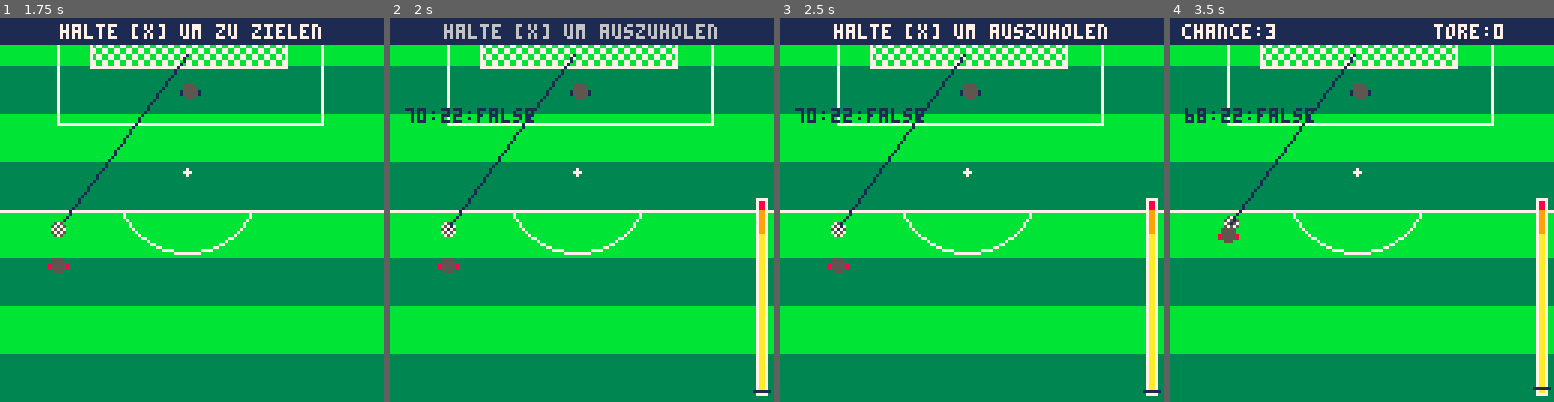
Above: before the commit, frames 1-4 (left to right).
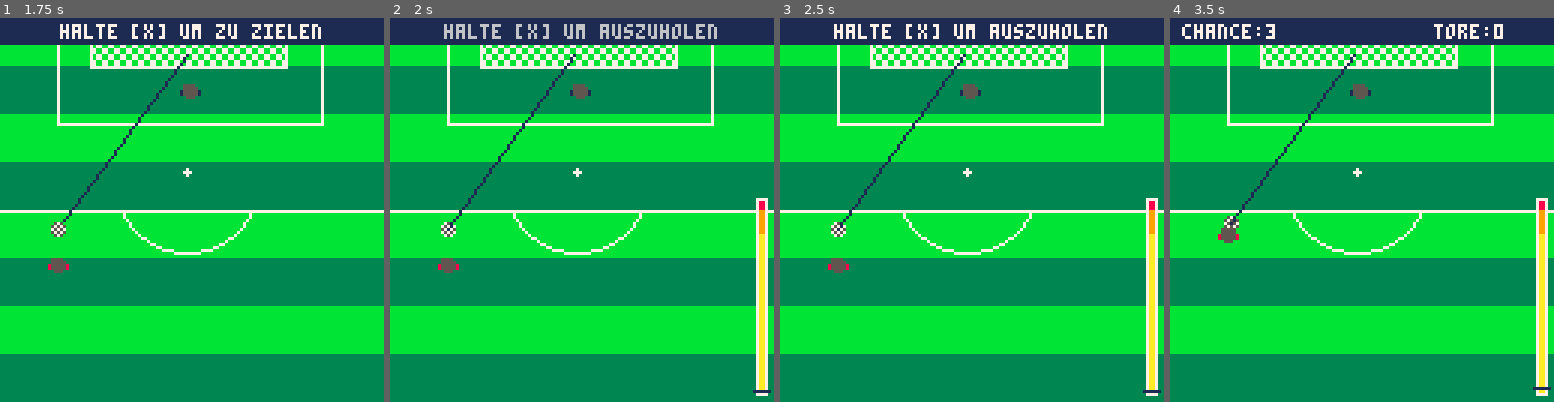
Above: after the commit, the same moments.

Repository: zothynine/torchance
Game: PICO-8 cartridge elfmeter.p8
Same seed, same stepped clock (60 frames per second), same inputs: the game is played once before the commit and once after it.
Inputs:
- Up to frame 1 (1.75 s): tap X (X key) at 0.33, 1.07 s; tap O (Z key) at 0.7, 1.7 s
- Up to frame 2 (2 s): tap X (X key) at 1.85 s
- Up to frame 3 (2.5 s): tap O (Z key) at 2.1 s
- Up to frame 4 (3.5 s): tap O (Z key) at 2.5, 2.9, 3.3 s; tap X (X key) at 2.97 s

Frame 1 is identical in both runs. In frame 2, 0.5% of the frame differs, in the area x 3-38%, y 23-28%; in frame 3, 0.5%; in frame 4, 0.6%.

Commit message:
Done goalie catch

Diff:
--- a/elfmeter.p8
+++ b/elfmeter.p8
@@ -36,6 +36,23 @@
 	if not xdown and fresh then
 		fresh = false
 	end
+end
+
+function check_catch()
+		_bx = ball.x
+		_by = ball.y-ball.r
+		_gx = goalie.x
+		_gy = goalie.y+5
+
+		if _by <= _gy
+					and not shot.overshot then
+			if _bx >= _gx
+						and _bx <= _gx+7 then
+				ball.miny = goalie.y+6
+				goalie.catch = true
+				goalie.x = ball.x-ball.r
+			end
+		end
 end
 
 function draw_score()
@@ -159,12 +176,16 @@
 		fresh = true
 		mode = "kick"
 	end
+
+	if ball.inplace then
+		aiming.draw = true
+	end
 end
 
 function draw_aim()
 	--goal top
 	draw_goal_top()
-	if ball.inplace then
+	if aiming.draw then
 		--aiming line
 		line(aiming.x,ball.miny,ball.x,ball.y,1)
 	end
@@ -184,7 +205,7 @@
 	sspr(8,0,7,5,player.x,player.y)
 	pal(8,1)
 	--goalie
-	sspr(8,0,7,5,60,goalie.y)
+	sspr(8,0,7,5,goalie.x,goalie.y)
 	pal()
 	draw_score()
 
@@ -253,12 +274,7 @@
 			ball.x = ball.x + ballspeed * cos(ball.ang)
 			ball.y = ball.y + ballspeed * sin(ball.ang)
 
- 			if flr(ball.y-3)<=flr(goalie.y+4) then
- 						--and ball.x>=golie.x
- 						--and ball.x <= goalie.x+7 then
- 					ball.miny = ball.y
- 					goalie.catch = true
- 			end
+			check_catch()
 
 			if (ball.y < ball.miny) ball.y = ball.miny
 
@@ -266,6 +282,7 @@
 
 			--after kicking
 			--find out if catched or missed
+			aiming.draw = false
 			if ball.y < 16 then
 
 				if ball.x == 30
@@ -318,7 +335,10 @@
 	end
 	draw_goal_top()
 	--aiming line
-	line(aiming.x,ball.miny,ball.x,ball.y,1)
+	if aiming.draw then
+		line(aiming.x,ball.miny,ball.x,ball.y,1)
+	end
+
 	if shot.overshot then
 		--ball
 		fillp(ball.smallp)
@@ -329,7 +349,7 @@
 	sspr(8,0,7,5,player.x,player.y)
 	pal(8,1)
 	--goalie
-	sspr(8,0,7,5,60,goalie.y)
+	sspr(8,0,7,5,goalie.x,goalie.y)
 	pal()
 
 	-- strength bar
@@ -370,10 +390,6 @@
 
 		draw_hint(_goaltxt,false,60)
 	end
-
-	--debug
-	print(flr(ball.y)..":"..flr(goalie.y)..":"..tostr(goalie.catch),5,30,1)
-
 end
 
 -->8
@@ -453,6 +469,7 @@
 	}
 
 	goalie = {
+		x = 60,
 		y = 22,
 		catch = false
 	}
@@ -462,7 +479,8 @@
 		full = 6,
 		started = false,
 		ended = false,
-		x = 62
+		x = 62,
+		draw = false
 	}
 
 	kicking = {
